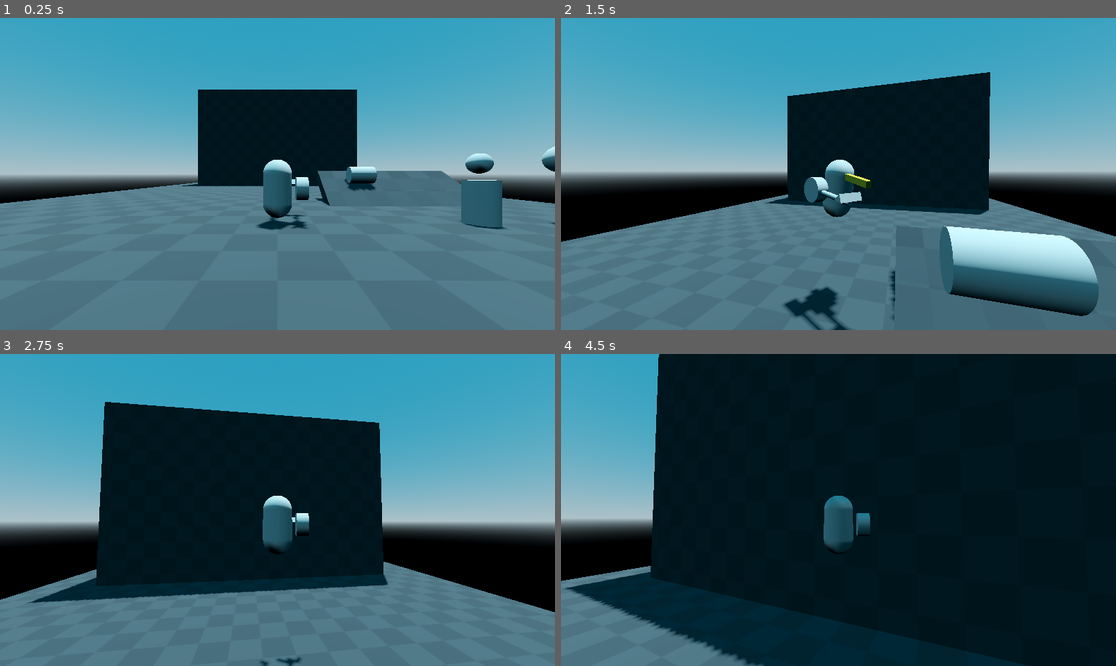
Above: before the commit, frames 1-4 (two rows, left to right).
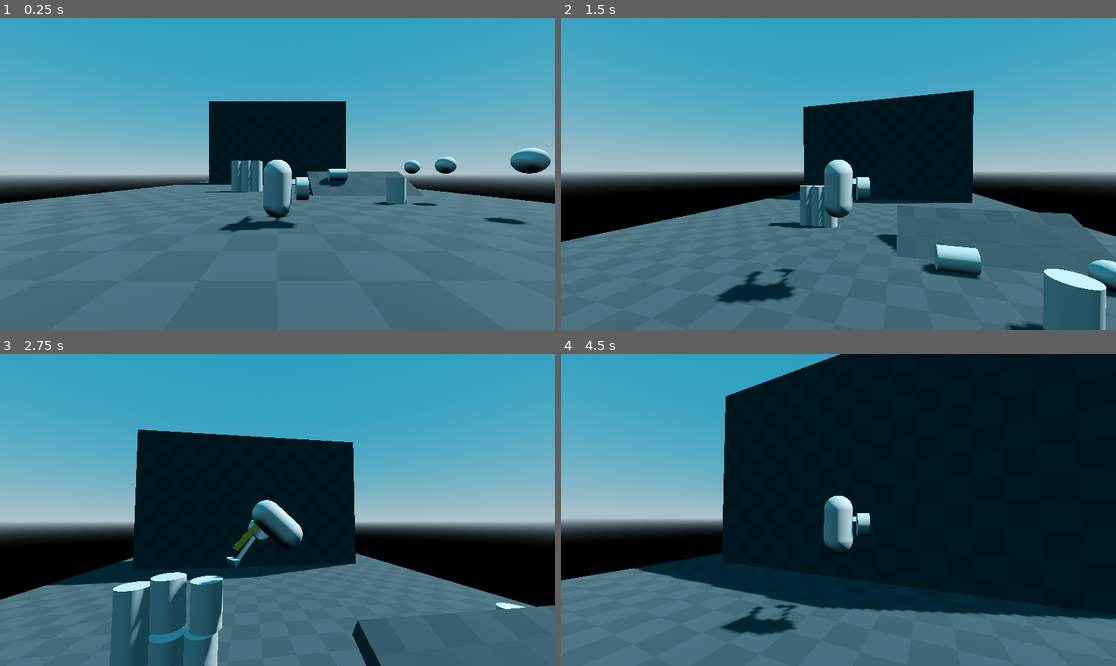
Above: after the commit, the same moments.

Repository: Albertoie710231/Godot_4_test
Game: Godot game, scene res://world.tscn
The game is run twice, just before and just after one commit, with the same random seed, the same clock (stepped at 60 frames per second) and the same inputs.
Inputs (mouse positions are in pixels of both pictures, inside the frame that each line leads up to):
- Up to frame 1 (0.25 s): no input
- Up to frame 2 (1.5 s): move the mouse to (866, 174) at 0.52 s; press the mouse at (866, 174) at 0.53 s; hold W (move_forward) from 0.53 s (still down); tap Space (jump) at 0.77 s; move the mouse to (810, 174) at 1.27 s; release the mouse at (810, 174) at 1.28 s; click (810, 174) at 1.35 s
- Up to frame 3 (2.75 s): keep holding W (move_forward); tap Space (jump) at 1.52 s; move the mouse to (288, 503) at 2.02 s; press the mouse at (288, 503) at 2.03 s
- Up to frame 4 (4.5 s): keep holding W (move_forward); move the mouse to (832, 516) at 2.77 s; release the mouse at (832, 516) at 2.78 s; click (832, 516) at 2.85 s; tap Space (jump) at 3.02, 3.77 s; move the mouse to (877, 513) at 3.52 s; press the mouse at (877, 513) at 3.53 s; move the mouse to (794, 506) at 4.27 s; release the mouse at (794, 506) at 4.28 s; click (794, 506) at 4.35 s

The runs differ from the first frame. In frame 1, 7.1% of the frame differs, in the area x 32-100%, y 22-69%; in frame 2, 15%; in frame 3, 20%; in frame 4, 27%, in the area x 0-100%, y 0-100%.

Commit message:
Better handle of seeping objects.

Diff:
--- a/TrashCan.gd
+++ b/TrashCan.gd
@@ -30,7 +30,7 @@
 		if $Timer.get_time_left() == 0.0 or state.get_angular_velocity().length() > 0.0001:
 			restore_rigid_body()
 			shoot = false
-		state.apply_force(-transform.basis.z * 100, transform.basis.z)
+		state.apply_force(-transform.basis.z * 250, transform.basis.z)
 
 
 func _on_area_3d_body_entered(body):
--- a/characters/Player.gd
+++ b/characters/Player.gd
@@ -37,14 +37,12 @@
 func _process(_delta) -> void:
 	if not sweep_mode_flag and bodies.is_empty():
 		_pivot_remote_transform.rotation.y = _model.rotation.y
-	elif bodies:
+	elif bodies and bodies[0] != null:
 		_pivot_remote_transform.look_at(bodies[0].global_transform.origin)
 		_model.look_at(bodies[0].global_transform.origin)
 		_pivot_remote_transform.get_child(0).look_at(bodies[0].global_transform.origin)
 	else:
 		_model.rotation.y = _pivot_remote_transform.rotation.y
-
-	#print(body_flag)
 
 func _physics_process(delta:float) -> void:
 	movement(delta)
@@ -126,7 +124,7 @@
 func _on_area_3d_body_entered(body):
 	#body_flag = true
 	bodies.append(body)
-	#print(bodies)
+	print(bodies)
 
 
 func _on_area_3d_body_exited(body):
@@ -139,3 +137,4 @@
 	_pivot_remote_transform.get_child(0).rotation.z = 0.0
 	_pivot_remote_transform.get_child(0).rotation.y = 0.0
 	bodies.remove_at(bodies.bsearch(body))
+	print(bodies)
--- a/characters/sweeper.gd
+++ b/characters/sweeper.gd
@@ -20,6 +20,7 @@
 #@onready var _pivot : Node3D = $".."
 @onready var _spawn_trash : Node3D = $SpawnTrash
 @onready var _timer : Timer = $Timer
+@onready var _player : CharacterBody3D = $"../Player"
 
 func _physics_process(delta) -> void:
 	if Input.is_action_pressed("click"):
@@ -74,7 +75,7 @@
 	if _ray_cast.get_collider():
 		if _ray_cast.get_collider().is_in_group("bodies"):
 			#look_at(_ray_cast.get_collision_point(), Vector3.UP)
-			_ray_cast.get_collider().set_constant_force(_ray_cast.get_collision_normal() * 50)
+			_ray_cast.get_collider().set_constant_force(_ray_cast.get_collision_normal() * 25)
 			if body_entered_flag == true:
 				_ray_cast.get_collider().set_linear_velocity(Vector3.ZERO)
 				_ray_cast.get_collider().set_angular_velocity(Vector3.ZERO)
--- a/characters/sweeper.tscn
+++ b/characters/sweeper.tscn
@@ -16,7 +16,7 @@
 size = Vector3(0.3, 0.3, 1)
 
 [sub_resource type="BoxShape3D" id="BoxShape3D_k7h5i"]
-size = Vector3(2.3105, 0.694623, 0.12745)
+size = Vector3(0.65516, 0.490682, 0.12745)
 
 [node name="Sweeper" type="Node3D" groups=["bodies"]]
 script = ExtResource("1_hdnh7")
--- a/world.tscn
+++ b/world.tscn
@@ -38,7 +38,7 @@
 environment = SubResource("Environment_sjhgo")
 
 [node name="DirectionalLight3D" type="DirectionalLight3D" parent="."]
-transform = Transform3D(-0.856267, -0.50205, 0.121459, 2.98023e-08, 0.235142, 0.971961, -0.516533, 0.832258, -0.201344, 0, 0, 0)
+transform = Transform3D(-0.0407338, -0.773399, 0.632609, -0.258267, 0.619768, 0.741071, -0.965215, -0.133195, -0.224989, 0, 9, 0)
 shadow_enabled = true
 directional_shadow_max_distance = 250.0
 
@@ -65,7 +65,7 @@
 shape = SubResource("BoxShape3D_sq4kv")
 
 [node name="Player" parent="." instance=ExtResource("2_ju63i")]
-transform = Transform3D(1, 0, 0, 0, 1, 0, 0, 0, 1, 0, 1, 0)
+transform = Transform3D(1, 0, 0, 0, 1, 0, 0, 0, 1, 0, 1, 5)
 
 [node name="RemoteTransform3D2" type="RemoteTransform3D" parent="Player"]
 transform = Transform3D(1, 0, 0, 0, 1, 0, 0, 0, 1, 0, 1.5, 0)
@@ -98,11 +98,29 @@
 [node name="TrashCan3" parent="." instance=ExtResource("3_4kxc4")]
 transform = Transform3D(1, 0, 0, 0, 1, 0, 0, 0, 1, 10, 1, -8)
 
+[node name="TrashCan4" parent="." instance=ExtResource("3_4kxc4")]
+transform = Transform3D(1, 0, 0, 0, 1, 0, 0, 0, 1, -4, 1, -8)
+
+[node name="TrashCan5" parent="." instance=ExtResource("3_4kxc4")]
+transform = Transform3D(1, 0, 0, 0, 1, 0, 0, 0, 1, -3, 1, -8)
+
+[node name="TrashCan6" parent="." instance=ExtResource("3_4kxc4")]
+transform = Transform3D(1, 0, 0, 0, 1, 0, 0, 0, 1, -2, 1, -8)
+
+[node name="TrashCan7" parent="." instance=ExtResource("3_4kxc4")]
+transform = Transform3D(1, 0, 0, 0, 1, 0, 0, 0, 1, -4, 2.57708, -8)
+
+[node name="TrashCan8" parent="." instance=ExtResource("3_4kxc4")]
+transform = Transform3D(1, 0, 0, 0, 1, 0, 0, 0, 1, -3, 2.59132, -8)
+
+[node name="TrashCan9" parent="." instance=ExtResource("3_4kxc4")]
+transform = Transform3D(1, 0, 0, 0, 1, 0, 0, 0, 1, -2, 2.58931, -8)
+
 [node name="Sweeper" parent="." instance=ExtResource("6_t2whs")]
-transform = Transform3D(0.800001, 0, 0, 0, 0.8, 0, 0, 0, 0.800001, 0.833227, 2, 0)
+transform = Transform3D(0.800001, 0, 0, 0, 0.8, 0, 0, 0, 0.800001, 0.833227, 2, 5)
 
 [node name="PrincipalSpringArm" type="SpringArm3D" parent="."]
-transform = Transform3D(1, 0, 0, 0, 1, 0, 0, 0, 1, 0, 2.5, 0)
+transform = Transform3D(1, 0, 0, 0, 1, 0, 0, 0, 1, 0, 2.5, 5)
 spring_length = 7.0
 margin = 0.5
 script = ExtResource("7_jseis")
